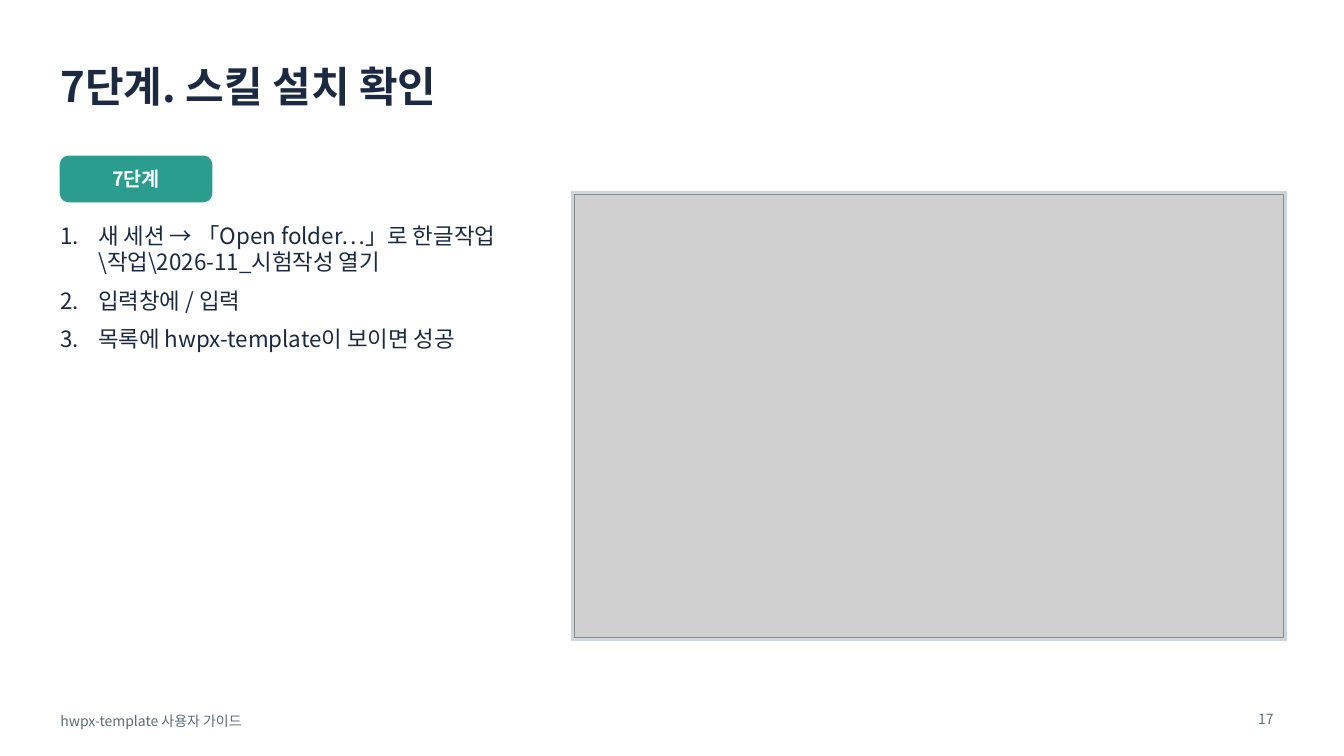
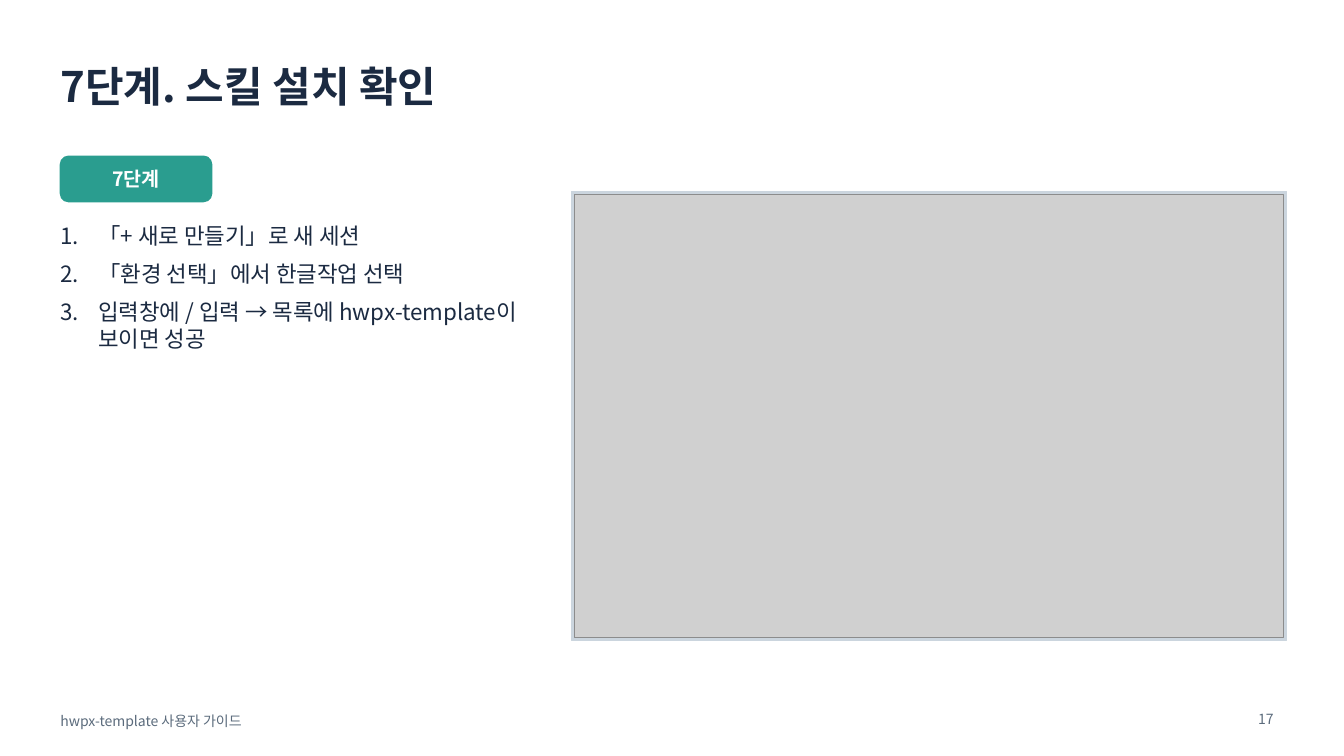
Before and after one commit to emilyJ7/hwpx-template-public, a slide deck: slide 17 of docs/사용자가이드.pptx. Drawn at 1344x756 pixels with LibreOffice and Linux fonts; fonts in the diff are those of the drawing; grey boxes stand for pictures. Boxes give left, top, right and bottom in pixels: in the first picture for what was removed or moved away, otherwise in the second. Text is boxed around its words. In the diff, an @@ line names an element or a change of style, - is before the commit and + after.

```diff
--- a/docs/사용자가이드.pptx
+++ b/docs/사용자가이드.pptx
@@ text at box(98, 225, 516, 349): text changed @@
-1. 새 세션 → 「Open folder…」로 한글작업\작업\2026-11_시험작성 열기
-2. 입력창에 / 입력
-3. 목록에 hwpx-template이 보이면 성공
+1. 「+ 새로 만들기」로 새 세션
+2. 「환경 선택」에서 한글작업 선택
+3. 입력창에 / 입력 → 목록에 hwpx-template이 보이면 성공
```
Also in this commit, not shown: 4 other slides changed, 9 other files.
